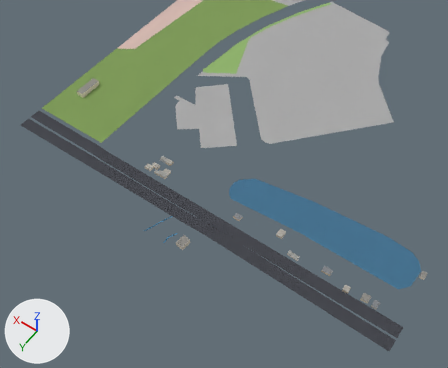
Renders of the glTF model public/tiles/0_-1.lod1.glb from each side of a commit.
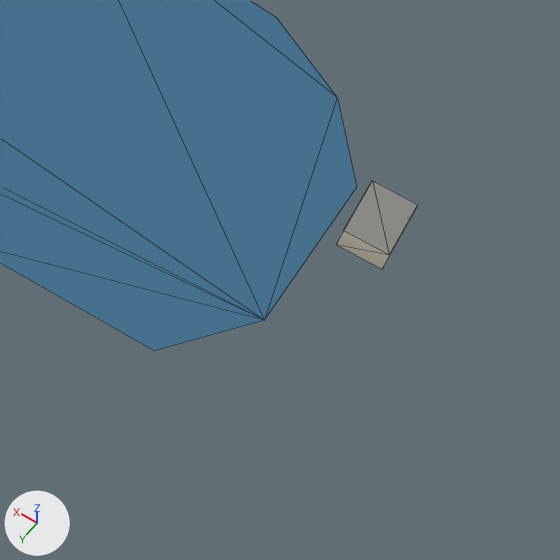
Old and new are each drawn whole from a camera (50 mm lens) standing at (-261.0, 503.0, 558.0) and looking at (-13.0, 157.0, 13.0) and again close up on the part from 85% to 99% of the width and 68% to 85% of the height. The axes (+X, +Y, +Z) are drawn at lower left. The lights are the same throughout. The older version's two pictures come first. The close-ups show mesh edges as thin lines. Where no turn or scale is listed for an object, it has been applied to the vertices. Vertices at exactly the same position are counted once.

The first close-up shows 'buildings_roofs', 'buildings_walls', 'water'.
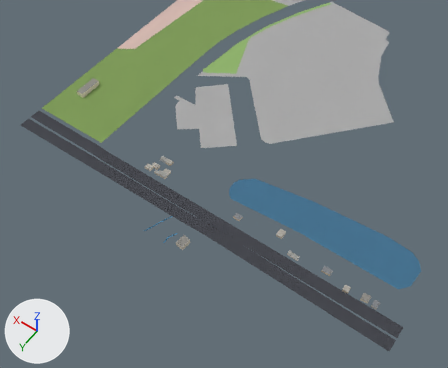
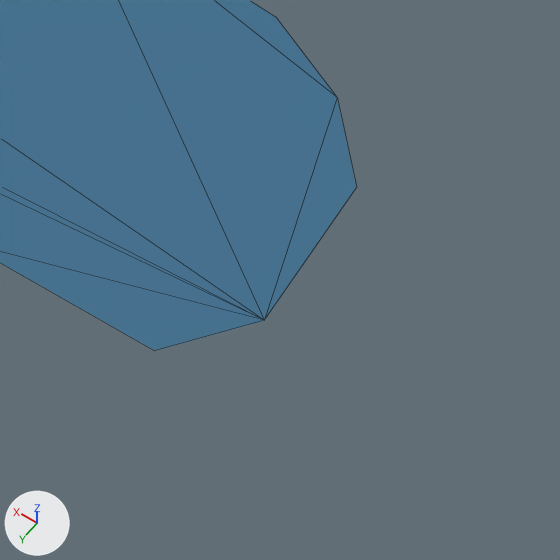
Where the newer file only moved an object's origin or applied its transform, the numbers keep the older frame.

Pixel boxes [x1, y1, x2, y2] of what changed, in the close-ups (560 x 560 px):
'buildings_roofs', reshaped (not visible afterwards): before [343, 180, 418, 255]
'buildings_walls', reshaped (not visible afterwards): before [337, 212, 414, 269]

The change in detail:
me_buildings_walls is used by ob_buildings_walls; location (-7.4, 177.1, 3.2).
me_buildings_walls had 126 vertices, 132 faces and spanned x -237.0..237.0, y -68.0..68.0, z -3.0..3.0.
me_buildings_walls now has 118 vertices, 124 faces and spans x -213.0..237.0, y -68.0..68.0, z -3.0..3.0.
me_buildings_walls part 1: the loose piece of 8 vertices spanning x -237.0..-231.0, y -54.0..-46.0, z -3.0..0.0 is deleted.
me_buildings_roofs is used by ob_buildings_roofs; location (-7.4, 177.1, 4.8).
me_buildings_roofs had 63 vertices, 34 faces and spanned x -237.0..237.0, y -68.0..68.0, z -2.0..2.0.
me_buildings_roofs now has 59 vertices, 32 faces and spans x -213.0..237.0, y -68.0..68.0, z -2.0..2.0.
me_buildings_roofs part 2: the loose piece of 4 vertices spanning x -237.0..-231.0, y -54.0..-46.0, z -2.0 is deleted.
